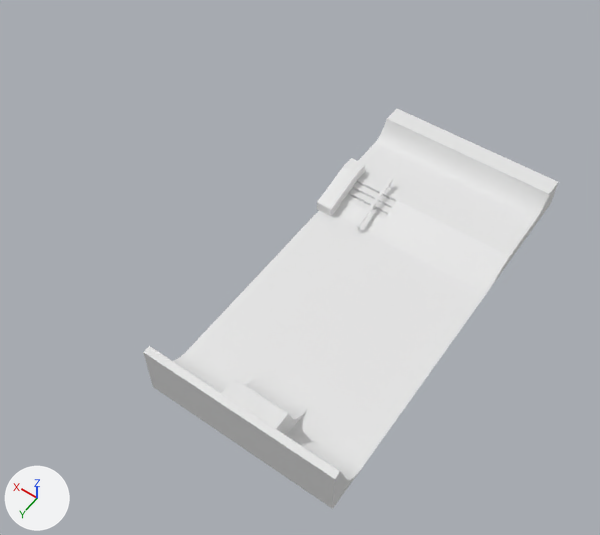
An edit to the Blender file Skatepark/Model/skatepark.blend, drawn before and after from the same camera.
One viewpoint serves both versions: a 50 mm camera at (-19.2, 42.6, 54.9) aimed at (5.0, 8.8, 1.7). The axes (+X, +Y, +Z) are drawn at lower left. The lights are the same throughout. Materials are left out; every surface is plain grey.

Names of what the first picture shows: 'Cube', 'Floor', 'Quarter', 'Stairs rail', 'Vert'.
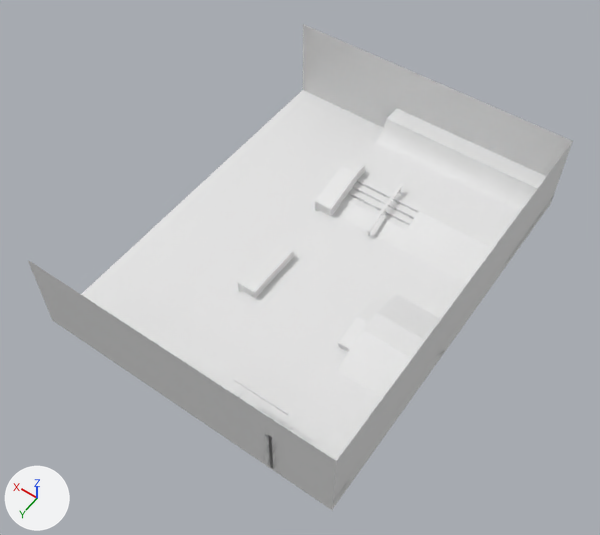
Commit message: backup skatepark

ob_bank is not drawn itself; it is used by a modifier of ob_floor.
ob_pyramid_box is not drawn itself; it is used by a modifier of ob_floor.
ob_bank_box is not drawn itself; it is used by a modifier of ob_bank.
ob_flat_box is not drawn itself; it is used by a modifier of ob_floor.

Changed parts and their boxes [x1, y1, x2, y2] in the pictures (600 x 535 px):
'Floor', reshaped, modifiers changed
    before: [186, 109, 558, 466]
    after: [81, 90, 558, 502]
'Plane.002', added
    after: [303, 24, 573, 205]
'Plane', added
    after: [28, 260, 336, 511]
'Vert', hidden
    before: [143, 347, 363, 509]
'Plane.001', added
    after: [333, 143, 572, 508]
'Quarter', hidden
    before: [222, 374, 309, 434]
'Cube', hidden
    before: [317, 158, 365, 216]
'Stairs rail', moved
    before: [356, 178, 393, 227]
    after: [366, 183, 404, 236]
part 1 of me_plane_001, built on
    before: [360, 126, 474, 250]
    after: [81, 90, 474, 358]

What changed in the scene script:
```text
Change me_plane_001:
    used by ob_floor; location = (0.0, -8.65, 1.63); scale = (8.16, 2.54, 7.17)
    remove me_plane_001.from_pydata(...)  # 276 vertices, 238 faces; spans x -1.0..1.0, y -1.0..12.6, z -0.23..0.15
    add me_plane_001.from_pydata(...)  # 281 vertices, 241 faces; spans x -1.0..2.32, y -1.0..12.6, z -0.27..0.15
    me_plane_001 part 1
    32 vertices in x 0.33, y -1.0..3.87, z -0.23..0.15 move by (-0.27, 0.0, 0.0)
    5 vertices are added at (1.0, 3.87, -0.27), (1.0, -1.0, -0.27), (1.0, 12.6, -0.27), (2.32, -1.0, -0.27), (2.32, 12.6, -0.27)
    3 new faces join them
Add me_cube:
    me_cube.from_pydata([(-4.38, -1.24, -1.0), (-1.0, -1.24, 1.25), (-4.38, 1.01, -1.0), (-1.0, 1.01, 1.25), (4.38, -1.24, -1.0), (1.0, -1.24, 1.25), (4.38, 1.01, -1.0), (1.0, 1.01, 1.25)], [], [(0, 1, 3, 2), (2, 3, 7, 6), (6, 7, 5, 4), (4, 5, 1, 0), (2, 6, 4, 0), (7, 3, 1, 5)])
Add me_plane_004:
    me_plane_004.from_pydata([(-6.53, -0.96, 0.0), (1.31, -0.96, 0.0), (-6.53, 1.36, 0.0), (1.31, 1.36, 0.0)], [], [(0, 1, 3, 2)])
Add me_plane_002:
    me_plane_002.from_pydata([(-6.53, -0.96, 0.0), (1.04, -0.96, 0.0), (-6.53, 2.0, 0.0), (1.04, 2.0, 0.0)], [], [(0, 1, 3, 2)])
Change ob_floor:
    add _m = ob_floor.modifiers.new('Boolean', 'BOOLEAN')
    add _m.object = ob_cube
    add _m.operation = 'UNION'
    add _m = ob_floor.modifiers.new('Boolean.003', 'BOOLEAN')
    add _m.object = ob_bank
    add _m.operation = 'UNION'
    add _m = ob_floor.modifiers.new('Boolean.001', 'BOOLEAN')
    add _m.object = ob_pyramid_box
    add _m.operation = 'UNION'
    add _m = ob_floor.modifiers.new('Boolean.002', 'BOOLEAN')
    add _m.object = ob_flat_box
    add _m.operation = 'UNION'
    add _m = ob_floor.modifiers.new('Boolean.004', 'BOOLEAN')
    add _m.object = ob_vert
    add _m.operation = 'UNION'
    add _m = ob_floor.modifiers.new('Boolean.005', 'BOOLEAN')
    add _m.object = ob_quarter
    add _m.operation = 'UNION'
Change ob_cube:
    add ob_cube.hide_set(True)
Change ob_stairs_rail:
    ob_stairs_rail.location: (4.08, -1.13, 1.38) -> (3.03, -1.13, 1.38)
Change ob_quarter:
    add ob_quarter.hide_set(True)
Change ob_vert:
    add ob_vert.hide_set(True)
Add ob_pyramid_box:
    ob_pyramid_box = bpy.data.objects.new('Pyramid box', me_cube_004)  # 25 vertices, 21 faces; spans x -0.78..0.78, y -1.0..1.0, z -0.82..1.18
    ob_pyramid_box.location = (-1.706, 9.727, 0.432)
    ob_pyramid_box.scale = (0.714, 2.58, 0.525)
Add ob_bank:
    ob_bank = bpy.data.objects.new('Bank', me_cube)  # modifiers BOOLEAN
    ob_bank.location = (-5.519, 9.727, 0.611)
    ob_bank.rotation_euler = (0.0, 0.0, 1.571)  # degrees (0, 0, 90)
    ob_bank.scale = (1.0, 2.62, 0.611)
Add ob_bank_box:
    ob_bank_box = bpy.data.objects.new('Bank box', me_cube_005)  # 18 vertices, 16 faces; spans x -1.01..0.55, y -1.0..1.0, z -1.0..1.0
    ob_bank_box.location = (-7.31, 9.727, 1.208)
    ob_bank_box.scale = (0.844, 3.05, 0.736)
Add ob_flat_box:
    ob_flat_box = bpy.data.objects.new('Flat box', me_cube_006)  # 24 vertices, 22 faces; spans x -1.08..1.22, y -1.0..1.0, z -1.77..1.0
    ob_flat_box.location = (7.699, 9.727, 0.414)
    ob_flat_box.scale = (0.741, 2.68, 0.414)
Add ob_plane_002:
    ob_plane_002 = bpy.data.objects.new('Plane.002', me_plane_004)
    ob_plane_002.location = (3.03, -11.19, 1.0)
    ob_plane_002.rotation_euler = (1.571, 1.571, 0.0)  # degrees (90, 90, 0)
    ob_plane_002.scale = (1.0, 11.7, 1.0)
Add ob_plane_001:
    ob_plane_001 = bpy.data.objects.new('Plane.001', me_plane_002)  # modifiers SUBSURF
    ob_plane_001.location = (-8.16, 0.0, 1.0)
    ob_plane_001.rotation_euler = (0.0, 1.571, 0.0)  # degrees (0, 90, 0)
    ob_plane_001.scale = (1.0, 11.7, 1.0)
Add ob_plane:
    ob_plane = bpy.data.objects.new('Plane', me_plane_004.copy())
    ob_plane.location = (3.03, 23.39, 1.0)
    ob_plane.rotation_euler = (1.571, 1.571, 0.0)  # degrees (90, 90, 0)
    ob_plane.scale = (1.0, 11.7, 1.0)
```
